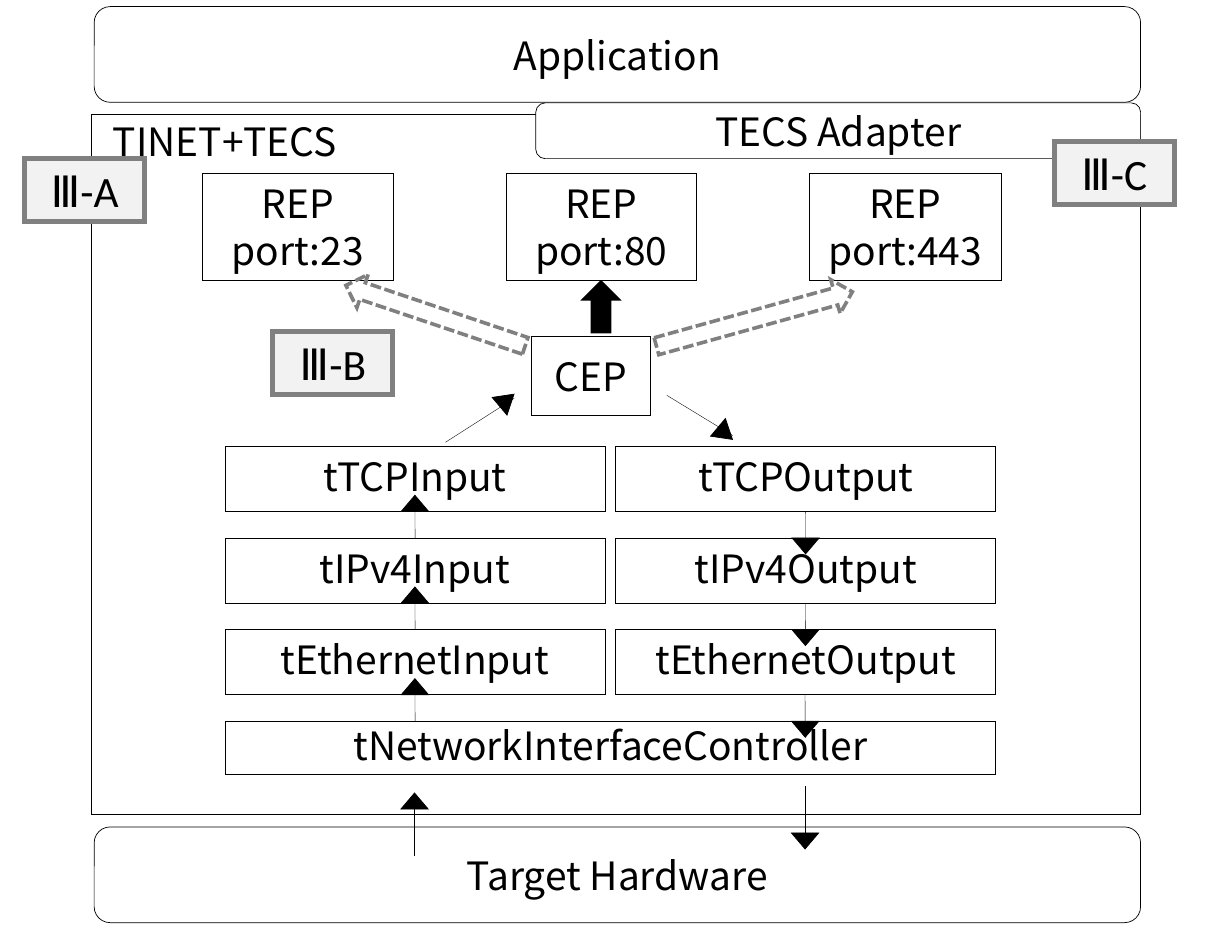
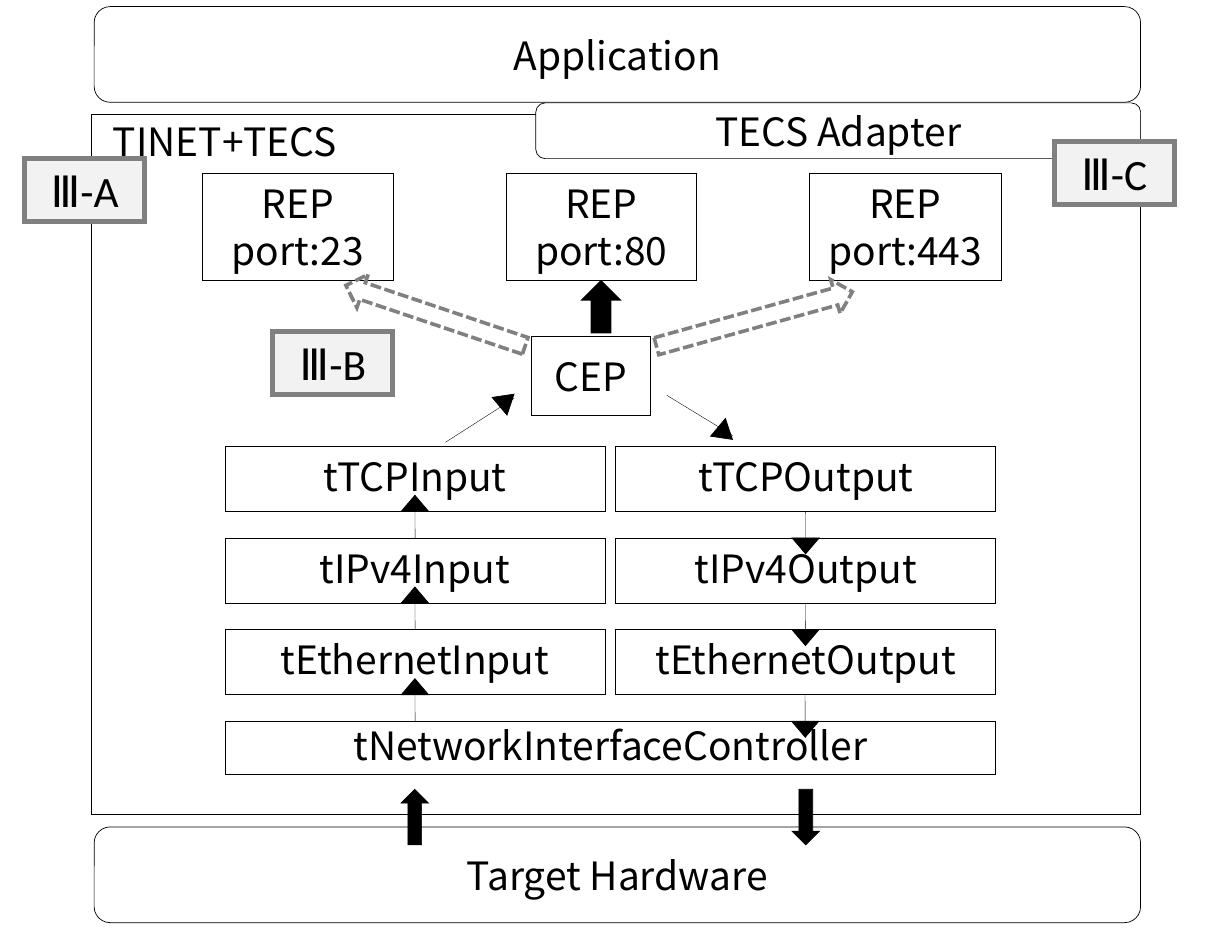
Before and after one commit to robotan0921/paper, a slide deck: slide 1 of ISORC2017/figure/SystemModel.pptx. Drawn at 1232x938 pixels with LibreOffice and Linux fonts; fonts in the diff are those of the drawing. Boxes give left, top, right and bottom in pixels: in the first picture for what was removed or moved away, otherwise in the second. Text is boxed around its words. In the diff, an @@ line names an element or a change of style, - is before the commit and + after.

```diff
--- a/ISORC2017/figure/SystemModel.pptx
+++ b/ISORC2017/figure/SystemModel.pptx
@@ group removed at [401,787,818,856]: 2 lines, 2 triangles @@
@@ up arrow added at [401,790,428,845], fill #000000, outline #000000 1 pt @@
@@ up arrow added at [792,790,820,845], fill #000000, outline #000000 1 pt @@
```
Also in this commit, not shown: 3 other files.
